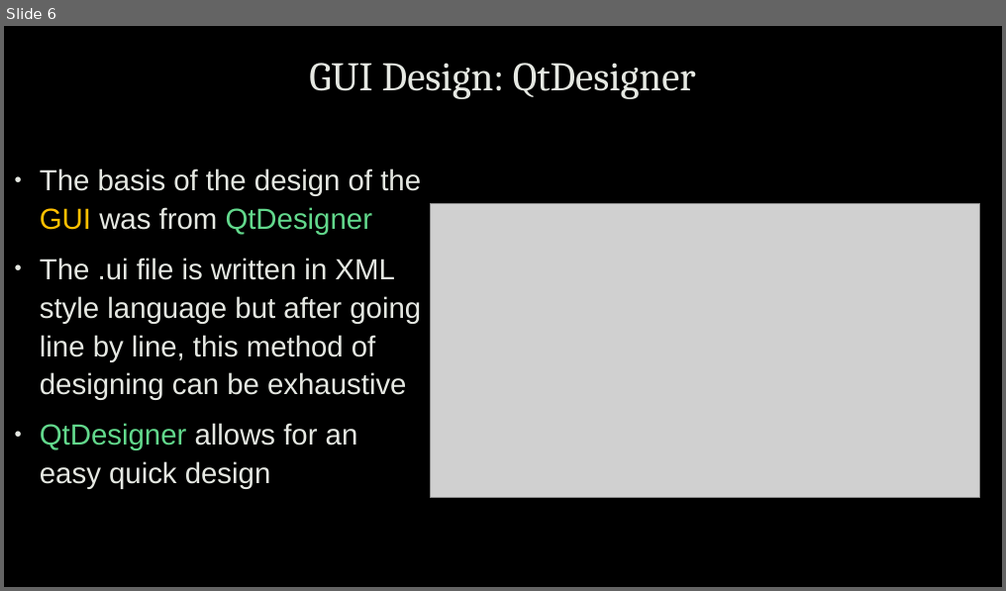
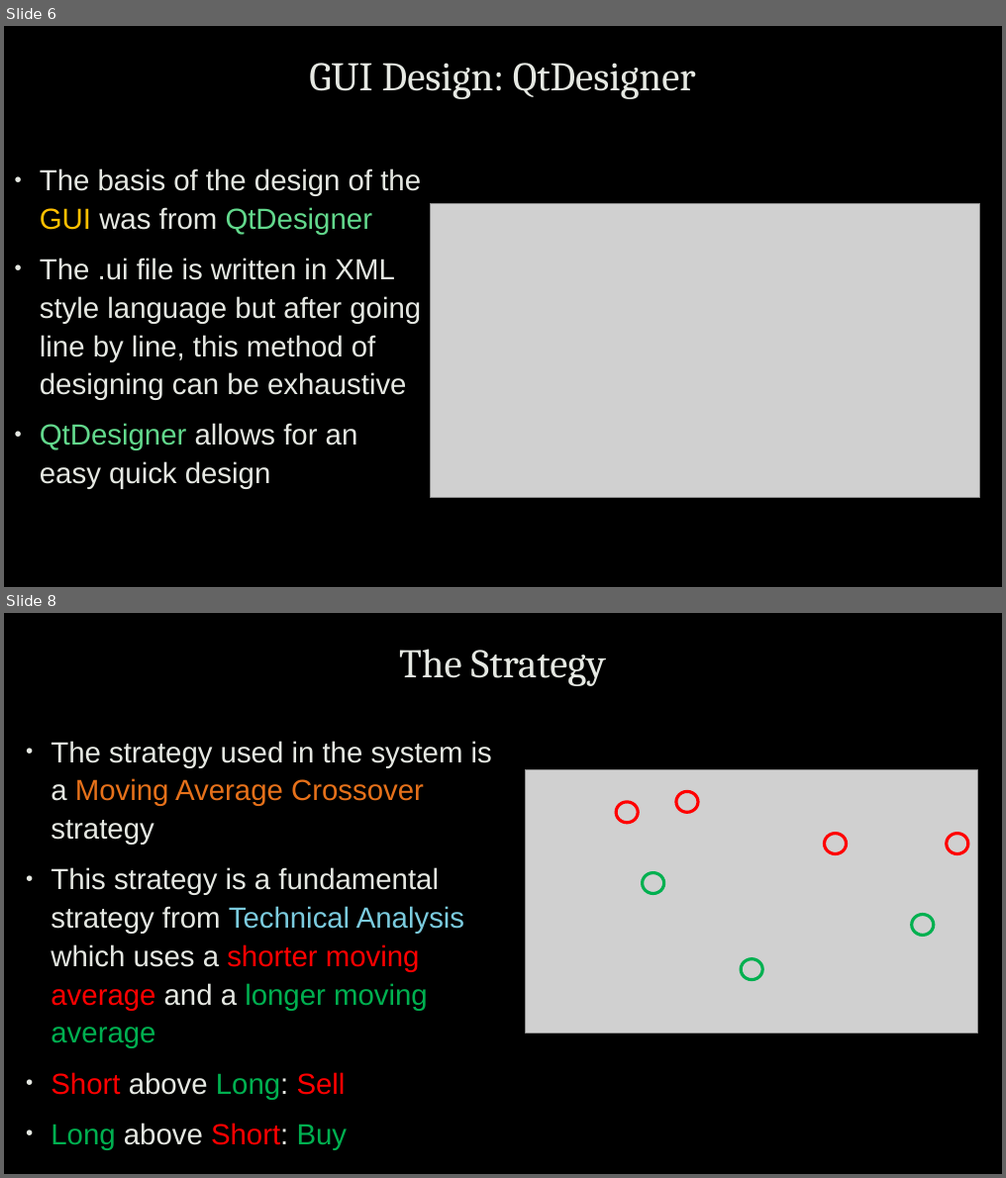
Before and after one commit to mkralis123/IB-API-Trading-System, a slide deck: IB API Trading System.pptx. Shown one above the other, each under a label of ours: slide 6 before the commit, slides 6 and 8 after it; the slides between them are not shown. The pictures are 1006x591 and 1006x1178 pixels, drawn with LibreOffice and Linux fonts; fonts in the diff are those of the drawing; grey boxes stand for pictures; background and template pictures are left out. Boxes give left, top, right and bottom in pixels: in the first picture for what was removed or moved away, otherwise in the second. Text is boxed around its words. In the diff, an @@ line names an element or a change of style, - is before the commit and + after.

```diff
--- a/IB API Trading System.pptx
+++ b/IB API Trading System.pptx
@@ slide 8 added at (x1=4, y1=613, x2=1002, y2=1174), background picture (left out) @@
@@ title added at (x1=399, y1=649, x2=606, y2=686), 39 pt, text #E5E8E2 @@
+The Strategy
@@ text added at (x1=51, y1=741, x2=492, y2=1099), 28 pt, text #E5E8E2 @@
+• The strategy used in the system is a Moving Average Crossover strategy
+• This strategy is a fundamental strategy from Technical Analysis which uses a shorter moving average and a longer moving average
+• Short above Long: Sell
+• Long above Short: Buy
@@ picture added at (x1=526, y1=770, x2=978, y2=1033) @@
@@ ellipse added at (x1=617, y1=802, x2=638, y2=823), outline #FF0000 3 pt @@
@@ ellipse added at (x1=676, y1=792, x2=698, y2=813), outline #FF0000 3 pt @@
@@ ellipse added at (x1=825, y1=833, x2=846, y2=854), outline #FF0000 3 pt @@
@@ ellipse added at (x1=946, y1=833, x2=968, y2=854), outline #FF0000 3 pt @@
@@ ellipse added at (x1=643, y1=872, x2=664, y2=894), outline #00B050 3 pt @@
@@ ellipse added at (x1=912, y1=915, x2=934, y2=936), outline #00B050 3 pt @@
@@ ellipse added at (x1=741, y1=959, x2=762, y2=980), outline #00B050 3 pt @@
```
Also in this commit, not shown: 5 slides changed.
